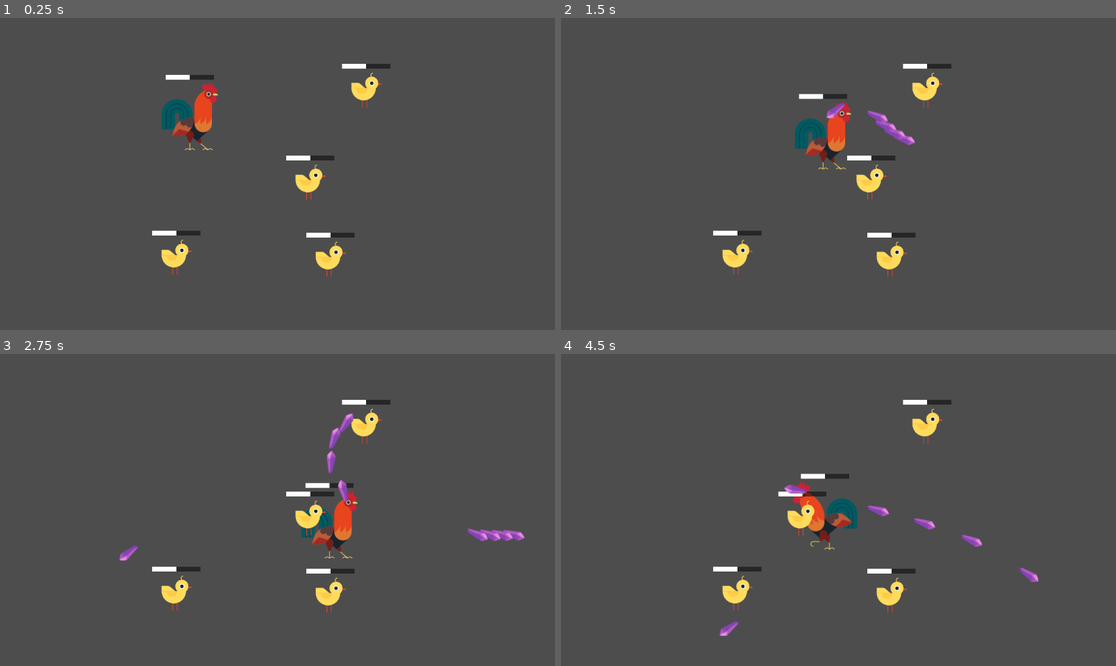
Above: before the commit, frames 1-4 (two rows, left to right).
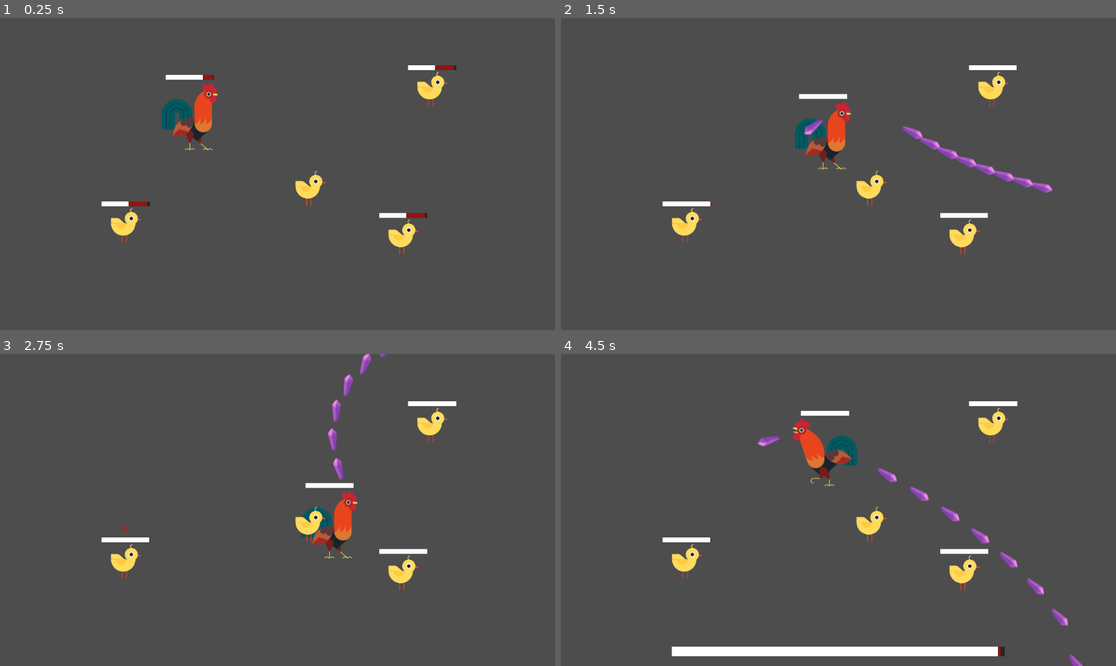
Above: after the commit, the same moments.

Repository: Rundll86/ChickenVSBear
Game: Godot game, scene res://components/Scenes/World.tscn
Same seed, same stepped clock (60 frames per second), same inputs: the game is played once before the commit and once after it. Before the commit the project starts from res://world.tscn.
Inputs (mouse positions are in pixels of both pictures, inside the frame that each line leads up to):
- Up to frame 1 (0.25 s): no input
- Up to frame 2 (1.5 s): move the mouse to (960, 158) at 0.52 s; press the mouse at (960, 158) at 0.53 s; hold D (m_right) 0.53-1.28 s; move the mouse to (727, 189) at 1.27 s; release the mouse at (727, 189) at 1.28 s; hold S (m_down) from 1.28 s (still down); click (727, 189) at 1.35 s
- Up to frame 3 (2.75 s): move the mouse to (333, 441) at 2.02 s; release S (m_down) at 2.03 s; press the mouse at (333, 441) at 2.03 s; hold D (m_right) from 2.03 s (still down)
- Up to frame 4 (4.5 s): move the mouse to (810, 572) at 2.77 s; release D (m_right) at 2.78 s; release the mouse at (810, 572) at 2.78 s; hold W (m_up) 2.78-3.53 s; click (810, 572) at 2.85 s; move the mouse to (1005, 556) at 3.52 s; press the mouse at (1005, 556) at 3.53 s; hold A (m_left) from 3.53 s (still down); move the mouse to (672, 463) at 4.27 s; release the mouse at (672, 463) at 4.28 s; click (672, 463) at 4.35 s

The runs differ from the first frame. In frame 1, 3.0% of the frame differs, in the area x 18-83%, y 14-83%; in frame 2, 4.1%; in frame 3, 3.9%; in frame 4, 8.4%, in the area x 18-94%, y 14-100%.
Error before the commit: Invalid access to property or key 'maxHealth' on a base object of type 'CharacterBody2D (Rooster)'. (res://scripts/Statemachine/EntityStateBar.gd:9)

Commit message:
feat: 重构角色和子弹系统，添加伤害标签和Boss状态条

Diff:
--- a/components/Abstracts/EntityBase.tscn
+++ b/components/Abstracts/EntityBase.tscn
@@ -121,4 +121,9 @@
 shape = SubResource("RectangleShape2D_ce3to")
 
 [node name="statebar" parent="." instance=ExtResource("2_uje1g")]
+unique_name_in_owner = true
 position = Vector2(0, -100)
+
+[node name="damageAnchor" type="Node2D" parent="statebar"]
+unique_name_in_owner = true
+position = Vector2(0, -20)
--- a/components/Bullets/PurpleCrystal.tscn
+++ b/components/Bullets/PurpleCrystal.tscn
@@ -19,12 +19,12 @@
 
 [node name="PurpleCrystal" instance=ExtResource("1_45mh7")]
 script = ExtResource("2_4lnlm")
-speed = 5.0
 lifeDistance = 700.0
 
 [node name="texture" parent="." index="0"]
+position = Vector2(22, 0)
 sprite_frames = SubResource("SpriteFrames_r86b3")
 
 [node name="hitbox" parent="." index="1"]
-position = Vector2(12, 0)
+position = Vector2(36, 0)
 shape = SubResource("CircleShape2D_ty1as")
--- a/components/Characters/Chick.tscn
+++ b/components/Characters/Chick.tscn
@@ -1,6 +1,7 @@
-[gd_scene load_steps=5 format=3 uid="uid://b0ncrvm8u4pox"]
+[gd_scene load_steps=7 format=3 uid="uid://b0ncrvm8u4pox"]
 
 [ext_resource type="PackedScene" uid="uid://cvogxi7mktumf" path="res://components/Abstracts/EntityBase.tscn" id="1_goqmy"]
+[ext_resource type="Script" path="res://scripts/Contents/Characters/Chick.gd" id="2_r6bub"]
 [ext_resource type="Texture2D" uid="uid://7pkplcqqxvnp" path="res://resources/characters/chick/chick-a.svg" id="2_syddq"]
 [ext_resource type="Texture2D" uid="uid://dj5dvqb8gsedr" path="res://resources/characters/chick/chick-b.svg" id="3_064jv"]
 
@@ -26,11 +27,20 @@
 "speed": 5.0
 }]
 
+[sub_resource type="RectangleShape2D" id="RectangleShape2D_rn84j"]
+size = Vector2(19.5, 14)
+
 [node name="Chick" instance=ExtResource("1_goqmy")]
+script = ExtResource("2_r6bub")
 
 [node name="texture" parent="." index="0"]
+position = Vector2(0, -37)
 sprite_frames = SubResource("SpriteFrames_xji3d")
 animation = &"walk"
 
+[node name="movebox" parent="." index="1"]
+shape = SubResource("RectangleShape2D_rn84j")
+
 [node name="statebar" parent="." index="2" node_paths=PackedStringArray("entity")]
+position = Vector2(0, -82)
 entity = NodePath("..")
--- a/components/Characters/Rooster.tscn
+++ b/components/Characters/Rooster.tscn
@@ -32,7 +32,6 @@
 
 [node name="Rooster" instance=ExtResource("1_e5pl8")]
 script = ExtResource("2_oqdqd")
-cooldownUnit = 200.0
 
 [node name="texture" parent="." index="0"]
 position = Vector2(0, -70)
--- /dev/null
+++ b/components/Scenes/UI.tscn
@@ -0,0 +1,19 @@
+[gd_scene load_steps=3 format=3 uid="uid://dfwg750a47ggx"]
+
+[ext_resource type="PackedScene" uid="uid://ofpg5s3j7esv" path="res://components/UI/BossBar.tscn" id="1_2pe58"]
+[ext_resource type="Script" path="res://scripts/Statemachine/UIState.gd" id="1_f00a6"]
+
+[node name="UI" type="CanvasLayer"]
+script = ExtResource("1_f00a6")
+
+[node name="root" type="Control" parent="."]
+layout_mode = 3
+anchors_preset = 15
+anchor_right = 1.0
+anchor_bottom = 1.0
+grow_horizontal = 2
+grow_vertical = 2
+
+[node name="bossbar" parent="root" instance=ExtResource("1_2pe58")]
+unique_name_in_owner = true
+layout_mode = 1
--- /dev/null
+++ b/components/Scenes/World.tscn
@@ -0,0 +1,27 @@
+[gd_scene load_steps=5 format=3 uid="uid://dmxi1ikn6avig"]
+
+[ext_resource type="Script" path="res://scripts/Tools/WorldTool.gd" id="1_t2xvy"]
+[ext_resource type="PackedScene" uid="uid://dfwg750a47ggx" path="res://components/Scenes/UI.tscn" id="2_04cdd"]
+[ext_resource type="PackedScene" uid="uid://bm7ymrri6pykb" path="res://components/Characters/Rooster.tscn" id="3_5ui6q"]
+[ext_resource type="PackedScene" uid="uid://b0ncrvm8u4pox" path="res://components/Characters/Chick.tscn" id="4_tnil0"]
+
+[node name="world" type="Node2D"]
+script = ExtResource("1_t2xvy")
+
+[node name="UI" parent="." instance=ExtResource("2_04cdd")]
+
+[node name="rooster" parent="." groups=["players"] instance=ExtResource("3_5ui6q")]
+position = Vector2(394, 274)
+
+[node name="chick" parent="." groups=["mobs"] instance=ExtResource("4_tnil0")]
+position = Vector2(644, 391)
+isBoss = true
+
+[node name="Chick" parent="." instance=ExtResource("4_tnil0")]
+position = Vector2(261, 468)
+
+[node name="Chick2" parent="." instance=ExtResource("4_tnil0")]
+position = Vector2(837, 492)
+
+[node name="Chick3" parent="." instance=ExtResource("4_tnil0")]
+position = Vector2(897, 185)
--- /dev/null
+++ b/components/UI/BossBar.tscn
@@ -0,0 +1,27 @@
+[gd_scene load_steps=3 format=3 uid="uid://ofpg5s3j7esv"]
+
+[ext_resource type="Script" path="res://scripts/Statemachine/EntityStateBar.gd" id="1_q4vrr"]
+[ext_resource type="PackedScene" uid="uid://d1ulrvupa76ap" path="res://components/UI/ColorBar.tscn" id="1_uxey7"]
+
+[node name="BossBar" type="Control"]
+layout_mode = 3
+anchors_preset = 15
+anchor_right = 1.0
+anchor_bottom = 1.0
+grow_horizontal = 2
+grow_vertical = 2
+script = ExtResource("1_q4vrr")
+
+[node name="health" parent="." instance=ExtResource("1_uxey7")]
+unique_name_in_owner = true
+layout_mode = 1
+anchors_preset = -1
+anchor_left = 0.2
+anchor_top = 1.0
+anchor_right = 0.8
+anchor_bottom = 1.0
+offset_top = -40.0
+offset_right = 0.0
+offset_bottom = -20.0
+grow_horizontal = 2
+grow_vertical = 0
--- /dev/null
+++ b/components/UI/DamageLabel.tscn
@@ -0,0 +1,130 @@
+[gd_scene load_steps=6 format=3 uid="uid://ccuucmpdsjgb3"]
+
+[ext_resource type="Script" path="res://scripts/Statemachine/DamageLabel.gd" id="1_0q15u"]
+
+[sub_resource type="LabelSettings" id="LabelSettings_valp2"]
+font_color = Color(1, 0, 0, 1)
+
+[sub_resource type="Animation" id="Animation_32dxy"]
+length = 0.001
+tracks/0/type = "bezier"
+tracks/0/imported = false
+tracks/0/enabled = true
+tracks/0/path = NodePath("anchor:position:y")
+tracks/0/interp = 1
+tracks/0/loop_wrap = true
+tracks/0/keys = {
+"handle_modes": PackedInt32Array(0),
+"points": PackedFloat32Array(0, -0.25, 0, 0.25, 0),
+"times": PackedFloat32Array(0)
+}
+tracks/1/type = "bezier"
+tracks/1/imported = false
+tracks/1/enabled = true
+tracks/1/path = NodePath("anchor:scale:x")
+tracks/1/interp = 1
+tracks/1/loop_wrap = true
+tracks/1/keys = {
+"handle_modes": PackedInt32Array(0),
+"points": PackedFloat32Array(1, -0.25, 0, 0.25, 0),
+"times": PackedFloat32Array(0)
+}
+tracks/2/type = "bezier"
+tracks/2/imported = false
+tracks/2/enabled = true
+tracks/2/path = NodePath("anchor:scale:y")
+tracks/2/interp = 1
+tracks/2/loop_wrap = true
+tracks/2/keys = {
+"handle_modes": PackedInt32Array(0),
+"points": PackedFloat32Array(1, -0.25, 0, 0.25, 0),
+"times": PackedFloat32Array(0)
+}
+tracks/3/type = "bezier"
+tracks/3/imported = false
+tracks/3/enabled = true
+tracks/3/path = NodePath("anchor:modulate:r")
+tracks/3/interp = 1
+tracks/3/loop_wrap = true
+tracks/3/keys = {
+"handle_modes": PackedInt32Array(0),
+"points": PackedFloat32Array(1, -0.25, 0, 0.25, 0),
+"times": PackedFloat32Array(0)
+}
+
+[sub_resource type="Animation" id="Animation_8y66m"]
+resource_name = "show"
+step = 0.05
+tracks/0/type = "bezier"
+tracks/0/imported = false
+tracks/0/enabled = true
+tracks/0/path = NodePath("anchor:position:y")
+tracks/0/interp = 1
+tracks/0/loop_wrap = true
+tracks/0/keys = {
+"handle_modes": PackedInt32Array(0, 0, 0, 0),
+"points": PackedFloat32Array(20, -0.25, 0, 0.25, 0, 0, -0.25, 0, 0.25, 0, 0, -0.25, 0, 0.25, 0, 20, -0.25, 0, 0.25, 0),
+"times": PackedFloat32Array(0, 0.25, 0.75, 1)
+}
+tracks/1/type = "bezier"
+tracks/1/imported = false
+tracks/1/enabled = true
+tracks/1/path = NodePath("anchor:scale:x")
+tracks/1/interp = 1
+tracks/1/loop_wrap = true
+tracks/1/keys = {
+"handle_modes": PackedInt32Array(0, 0, 0, 0),
+"points": PackedFloat32Array(1e-05, -0.25, 0, 0.25, 0, 1, -0.25, 0, 0.25, 0, 1, -0.25, 0, 0.25, 0, 1e-05, -0.25, 0, 0.25, 0),
+"times": PackedFloat32Array(0, 0.25, 0.75, 1)
+}
+tracks/2/type = "bezier"
+tracks/2/imported = false
+tracks/2/enabled = true
+tracks/2/path = NodePath("anchor:scale:y")
+tracks/2/interp = 1
+tracks/2/loop_wrap = true
+tracks/2/keys = {
+"handle_modes": PackedInt32Array(0, 0, 0, 0),
+"points": PackedFloat32Array(1e-05, -0.25, 0, 0.25, 0, 1, -0.25, 0, 0.25, 0, 1, -0.25, 0, 0.25, 0, 1e-05, -0.25, 0, 0.25, 0),
+"times": PackedFloat32Array(0, 0.25, 0.75, 1)
+}
+tracks/3/type = "bezier"
+tracks/3/imported = false
+tracks/3/enabled = true
+tracks/3/path = NodePath("anchor:modulate:a")
+tracks/3/interp = 1
+tracks/3/loop_wrap = true
+tracks/3/keys = {
+"handle_modes": PackedInt32Array(0, 0, 0, 0),
+"points": PackedFloat32Array(0, -0.25, 0, 0.25, 0, 1, -0.25, 0, 0.25, 0, 1, -0.25, 0, 0.25, 0, 0, -0.25, 0, 0.25, 0),
+"times": PackedFloat32Array(0, 0.25, 0.75, 1)
+}
+
+[sub_resource type="AnimationLibrary" id="AnimationLibrary_8a1bh"]
+_data = {
+"RESET": SubResource("Animation_32dxy"),
+"show": SubResource("Animation_8y66m")
+}
+
+[node name="DamageLabel" type="Node2D"]
+script = ExtResource("1_0q15u")
+
+[node name="anchor" type="Node2D" parent="."]
+modulate = Color(1, 1, 1, 0)
+
+[node name="label" type="Label" parent="anchor"]
+unique_name_in_owner = true
+offset_left = -100.0
+offset_top = -100.0
+offset_right = 100.0
+offset_bottom = 100.0
+text = "114514"
+label_settings = SubResource("LabelSettings_valp2")
+horizontal_alignment = 1
+vertical_alignment = 1
+
+[node name="animator" type="AnimationPlayer" parent="."]
+unique_name_in_owner = true
+libraries = {
+"": SubResource("AnimationLibrary_8a1bh")
+}
--- a/project.godot
+++ b/project.godot
@@ -11,7 +11,7 @@
 [application]
 
 config/name="ChickenVSBear"
-run/main_scene="res://world.tscn"
+run/main_scene="res://components/Scenes/World.tscn"
 config/features=PackedStringArray("4.3", "GL Compatibility")
 config/icon="res://icon.svg"
 
@@ -46,6 +46,11 @@
 "events": [Object(InputEventMouseButton,"resource_local_to_scene":false,"resource_name":"","device":-1,"window_id":0,"a …(253 unchanged characters)…
 ]
 }
+sprint={
+"deadzone": 0.5,
+"events": [Object(InputEventMouseButton,"resource_local_to_scene":false,"resource_name":"","device":-1,"window_id":0,"alt_pressed":false,"shift_pressed":false,"ctrl_pressed":false,"meta_pressed":false,"button_mask":0,"position":Vector2(0, 0),"global_position":Vector2(0, 0),"factor":1.0,"button_index":2,"canceled":false,"pressed":false,"double_click":false,"script":null)
+]
+}
 
 [rendering]
 
--- /dev/null
+++ b/scripts/Contents/Characters/Chick.gd
@@ -0,0 +1,6 @@
+extends EntityBase
+class_name Chick
+
+func _ready():
+	fields[FieldStore.Entity.MAX_HEALTH] = 1000
+	super._ready()
--- a/scripts/Statemachine/BulletBase.gd
+++ b/scripts/Statemachine/BulletBase.gd
@@ -1,8 +1,11 @@
 extends Area2D
 class_name BulletBase
 
-@export var speed: float = 1
-@export var damage: float = 10
+@export var fields = {
+	FieldStore.Bullet.SPEED: 10,
+	FieldStore.Bullet.DAMAGE: 10,
+	FieldStore.Bullet.PENERATE: 0
+}
 @export var lifeDistance: float = -1 # -1表示无限距离
 @export var lifeTime: float = -1 # -1表示无限时间
 
@@ -30,9 +33,13 @@
 	if entity == launcher: return
 	if GameRule.allowFriendlyFire:
 		if entity.isPlayer() == launcher.isPlayer(): return
-	entity.takeDamage(self)
+	entity.takeDamage(self, MathTool.rate(launcher.fields.get(FieldStore.Entity.CRIT_RATE)))
+	if !MathTool.rate(fullPenerate()):
+		destroy()
 func forward(direction: Vector2):
-	position += direction.normalized() * speed * GameRule.bulletSpeedMultiplier
+	position += direction.normalized() * fields.get(FieldStore.Bullet.SPEED) * GameRule.bulletSpeedMultiplier
+func fullPenerate():
+	return fields.get(FieldStore.Bullet.PENERATE) * (1 + launcher.fields.get(FieldStore.Entity.PENERATE))
 
 func ai():
 	pass
--- /dev/null
+++ b/scripts/Statemachine/DamageLabel.gd
@@ -0,0 +1,18 @@
+extends Node2D
+class_name DamageLabel
+
+@export var damage: float = 0
+@export var crit: bool = false
+func _ready():
+	$"%label".text = str(round(damage)) + ("!!!" if crit else "")
+	$"%animator".play("show")
+	await $"%animator".animation_finished
+
+static func create(spawnDamage: float, spawnCrit: bool, spawnPosition: Vector2, addToWorld: bool = true) -> DamageLabel:
+	var instance = preload("res://components/UI/DamageLabel.tscn").instantiate()
+	instance.damage = spawnDamage
+	instance.crit = spawnCrit
+	instance.position = spawnPosition
+	if addToWorld:
+		WorldTool.rootNode.add_child(instance)
+	return instance
--- a/scripts/Statemachine/EntityBase.gd
+++ b/scripts/Statemachine/EntityBase.gd
@@ -1,28 +1,34 @@
 extends CharacterBody2D
 class_name EntityBase # 这是个抽象类
 
-@export var fields: Dictionary = {
+var fields = {
 	FieldStore.Entity.MAX_HEALTH: 100,
 	FieldStore.Entity.DAMAGE_MULTIPILER: 1,
 	FieldStore.Entity.MOVEMENT_SPEED: 1,
 	FieldStore.Entity.ATTACK_SPEED: 1,
-	FieldStore.Entity.CRIT_RATE: 0.05, # 0.05 = 5%
-	FieldStore.Entity.CRIT_DAMAGE: 2 # 2 = 200%
-} # 存一下词条
+	FieldStore.Entity.CRIT_RATE: 0.05,
+	FieldStore.Entity.CRIT_DAMAGE: 1,
+	FieldStore.Entity.PENERATE: 0,
+}
+var cooldownUnit: float = 100 # 100毫秒每次攻击
+
 @export var isBoss: bool = false
-@export var cooldownUnit: float = 100 # 100毫秒每次攻击
 
 @onready var animatree: AnimationTree = $"%animatree"
 @onready var texture: AnimatedSprite2D = $"%texture"
 @onready var hurtbox: Area2D = $"%hurtbox"
+@onready var statebar: EntityStateBar = $"%statebar"
 
 var health: float = 0
 
 var lastDirection: int = 1
 var lastAttack: int = 0
+var currentFocusedBoss: EntityBase = null
+var sprinting: bool = false
 
 func _ready():
 	health = fields.get(FieldStore.Entity.MAX_HEALTH)
+	statebar.visible = !isBoss
 func _process(_delta):
 	health = clamp(health, 0, fields.get(FieldStore.Entity.MAX_HEALTH))
 	animatree.set("parameters/blend_position", lerpf(animatree.get("parameters/blend_position"), lastDirection, 0.1))
@@ -37,12 +43,19 @@
 	var currentDirection = sign(direction.x)
 	if currentDirection != 0:
 		lastDirection = currentDirection
-func takeDamage(bullet: BulletBase):
-	health -= bullet.damage
+func takeDamage(bullet: BulletBase, crit: bool):
+	var baseDamage: float = bullet.fields.get(FieldStore.Bullet.DAMAGE) * randf_range(1 - GameRule.damageOffset, 1 + GameRule.damageOffset)
+	var damage = baseDamage + baseDamage * int(crit) * fields.get(FieldStore.Entity.CRIT_DAMAGE)
+	health -= damage
+	DamageLabel.create(damage, crit, $"%damageAnchor".global_position + MathTool.randv2_range(GameRule.damageLabelSpawnOffset))
+	if isBoss:
+		bullet.launcher.setBoss(self)
 	if health <= 0:
+		if isBoss:
+			bullet.launcher.setBoss(null)
 		die()
 func isCooldowned():
-	return Time.get_ticks_msec() - lastAttack >= cooldownUnit
+	return Time.get_ticks_msec() - lastAttack >= cooldownUnit / fields.get(FieldStore.Entity.ATTACK_SPEED)
 func startCooldown():
 	var state = isCooldowned()
 	if state:
@@ -54,9 +67,13 @@
 func findWeaponAnchor(weaponName: String):
 	var anchor = $"%weapons".get_node(weaponName)
 	if anchor is Node2D:
-		return (anchor.position + texture.position) * Vector2(animatree.get("parameters/blend_position"), 1) + position
+		return anchor.global_position
 	else:
 		return Vector2.ZERO
+func setBoss(boss: EntityBase):
+	currentFocusedBoss = boss
+	if isPlayer():
+		UIState.bossbar.entity = boss
 
 # 关于分组
 func isPlayer():
@@ -75,11 +92,13 @@
 	spawnPosition: Vector2,
 	spawnRotation: float,
 	isMob: bool = true,
+	spawnAsBoss: bool = false,
 	addtoWorld: bool = true
 ):
 	var instance: EntityBase = entity.instance()
 	instance.position = spawnPosition
 	instance.rotation = spawnRotation
+	instance.isBoss = spawnAsBoss
 	if isMob:
 		instance.add_to_group("mobs")
 	if addtoWorld:
--- a/scripts/Statemachine/EntityStateBar.gd
+++ b/scripts/Statemachine/EntityStateBar.gd
@@ -1,4 +1,5 @@
-extends Node2D
+extends Node
+class_name EntityStateBar
 
 @export var entity: EntityBase
 
@@ -6,5 +7,5 @@
 
 func _process(_delta):
 	if entity:
-		healthBar.maxValue = entity.maxHealth
+		healthBar.maxValue = entity.fields.get(FieldStore.Entity.MAX_HEALTH)
 		healthBar.setCurrent(entity.health)
--- /dev/null
+++ b/scripts/Statemachine/UIState.gd
@@ -0,0 +1,9 @@
+extends CanvasLayer
+class_name UIState
+
+static var bossbar: EntityStateBar
+
+func _ready():
+	bossbar = $"%bossbar"
+func _process(_delta):
+	bossbar.visible = !!bossbar.entity
--- a/scripts/Tools/FieldStore.gd
+++ b/scripts/Tools/FieldStore.gd
@@ -7,4 +7,25 @@
 	ATTACK_SPEED,
 	CRIT_RATE,
 	CRIT_DAMAGE,
+	PENERATE
 }
+static var entityMap = {
+	Entity.MAX_HEALTH: "最大生命值",
+	Entity.DAMAGE_MULTIPILER: "伤害倍率",
+	Entity.MOVEMENT_SPEED: "移动速度",
+	Entity.ATTACK_SPEED: "攻击速度",
+	Entity.CRIT_RATE: "暴击率",
+	Entity.CRIT_DAMAGE: "暴击伤害",
+	Entity.PENERATE: "穿透"
+}
+
+enum Bullet {
+	SPEED,
+	DAMAGE,
+	PENERATE
+}
+static var bulletMap = {
+	Bullet.SPEED: "速度",
+	Bullet.DAMAGE: "伤害",
+	Bullet.PENERATE: "穿透"
+}
--- a/scripts/Tools/GameRule.gd
+++ b/scripts/Tools/GameRule.gd
@@ -2,3 +2,5 @@
 
 static var allowFriendlyFire: bool = false # 是否允许友军伤害
 static var bulletSpeedMultiplier: float = 1 # 子弹速度倍率
+static var damageOffset: float = 0.2 # 伤害随机浮动比例，默认20%，即10的基础伤害会应用为8~12
+static var damageLabelSpawnOffset: float = 10 # 伤害标签生成位置的随机偏移
--- /dev/null
+++ b/scripts/Tools/MathTool.gd
@@ -0,0 +1,9 @@
+class_name MathTool
+
+static func rate(value: float):
+	return randf() < value
+static func randv2_range(offset: float):
+	return Vector2(
+		randf_range(-offset, offset),
+		randf_range(-offset, offset)
+	)
--- a/world.tscn
+++ /dev/null
@@ -1,23 +0,0 @@
-[gd_scene load_steps=4 format=3 uid="uid://dmxi1ikn6avig"]
-
-[ext_resource type="PackedScene" uid="uid://bm7ymrri6pykb" path="res://components/Characters/Rooster.tscn" id="1_7jr0n"]
-[ext_resource type="Script" path="res://scripts/Tools/WorldTool.gd" id="1_ei0ch"]
-[ext_resource type="PackedScene" uid="uid://b0ncrvm8u4pox" path="res://components/Characters/Chick.tscn" id="3_jho84"]
-
-[node name="world" type="Node2D"]
-script = ExtResource("1_ei0ch")
-
-[node name="rooster" parent="." groups=["players"] instance=ExtResource("1_7jr0n")]
-position = Vector2(394, 274)
-
-[node name="chick" parent="." groups=["mobs"] instance=ExtResource("3_jho84")]
-position = Vector2(644, 391)
-
-[node name="Chick" parent="." instance=ExtResource("3_jho84")]
-position = Vector2(366, 547)
-
-[node name="Chick2" parent="." instance=ExtResource("3_jho84")]
-position = Vector2(686, 551)
-
-[node name="Chick3" parent="." instance=ExtResource("3_jho84")]
-position = Vector2(760, 200)
